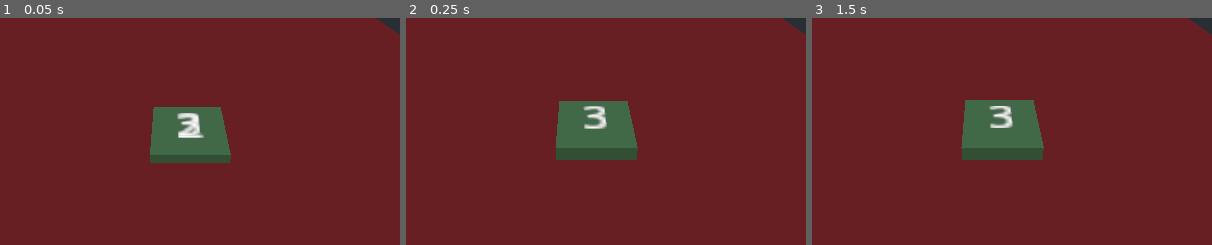
Above: before the commit, frames 1-3 (left to right).
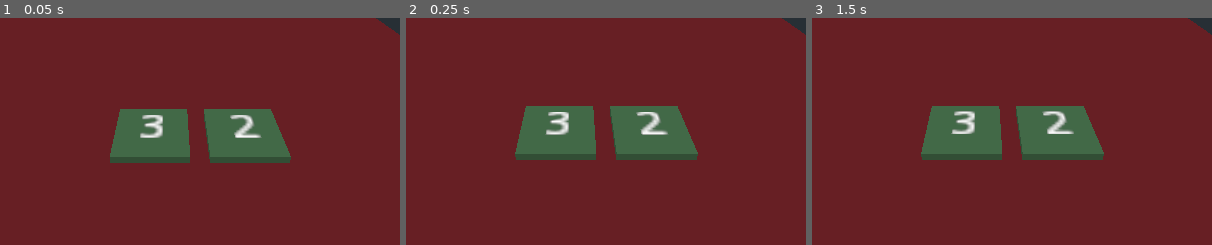
Above: after the commit, the same moments.

Repository: njj-abs/godot-merge-tile
Game: Godot game, scene res://3D/physics/DragAndDrop.tscn
Two runs of this game, one before a commit and one after it. Both use one fixed random seed, a clock stepped at 60 frames per second and the inputs below. This scene is started directly instead of the project's main scene.
Inputs (mouse positions are % of the whole screen's width and height, from its top left):
- Up to frame 1 (0.05 s): no input
- Up to frame 2 (0.25 s): no input
- Up to frame 3 (1.5 s): tap Enter at 0.5 s; move the mouse to (72, 43) at 0.52 s; click (72, 43) at 0.67 s; tap Space at 1.25 s; drag from (30, 54) to (45, 69) at 1.27 s
The pictures show only the part of the screen within x 28-78%, y 35-85%; the shares and areas given below are measured in that part.

The runs differ from the first frame. In frame 1, 7.3% of the frame differs, in the area x 27-73%, y 39-64%; in frame 2, 7.8%; in frame 3, 7.8%, in the area x 27-73%, y 36-63%.

Commit message:
Change the value to tile.

Diff:
--- a/3D/physics/DragAndDrop.gd
+++ b/3D/physics/DragAndDrop.gd
@@ -11,7 +11,7 @@
 	{
 		"value": 2,
 		"position": {
-			"x": 0,
+			"x": 1.5,
 			"y": 0.1,
 			"z": 0
 		}
@@ -19,7 +19,7 @@
 	{
 		"value": 3,
 		"position": {
-			"x":0,
+			"x":-1,
 			"y": 0.1,
 			"z": 0
 		}
@@ -34,12 +34,11 @@
 		var z = tile.position.z;
 
 		var instance = tile_scene.instance();
-		print(instance.translation)
 		instance.translation = Vector3(x, y, z)
 #		instance.linear_velocity.x = 7
 #		instance.linear_velocity.z = 7
 		instance.get_node("Label3D").text = str(tile.value)
-		instance.get_node("Label3D").value = tile.value
+		instance.value = tile.value
 		add_child(instance)
 
 
--- a/3D/physics/Tile.gd
+++ b/3D/physics/Tile.gd
@@ -4,6 +4,7 @@
 var entered = false
 var area = null
 var initial_position = 0
+var value
 
 # Called when the node enters the scene tree for the first time.
 func _ready():
